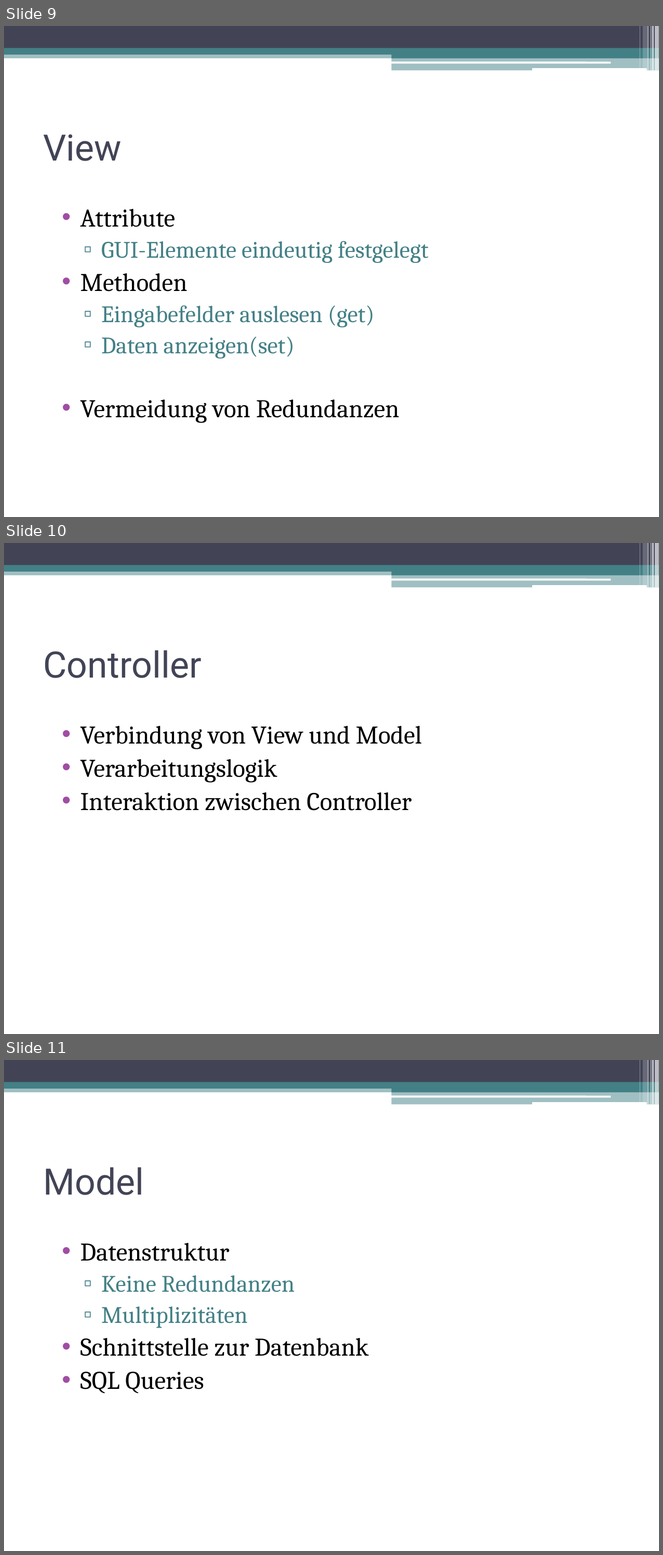
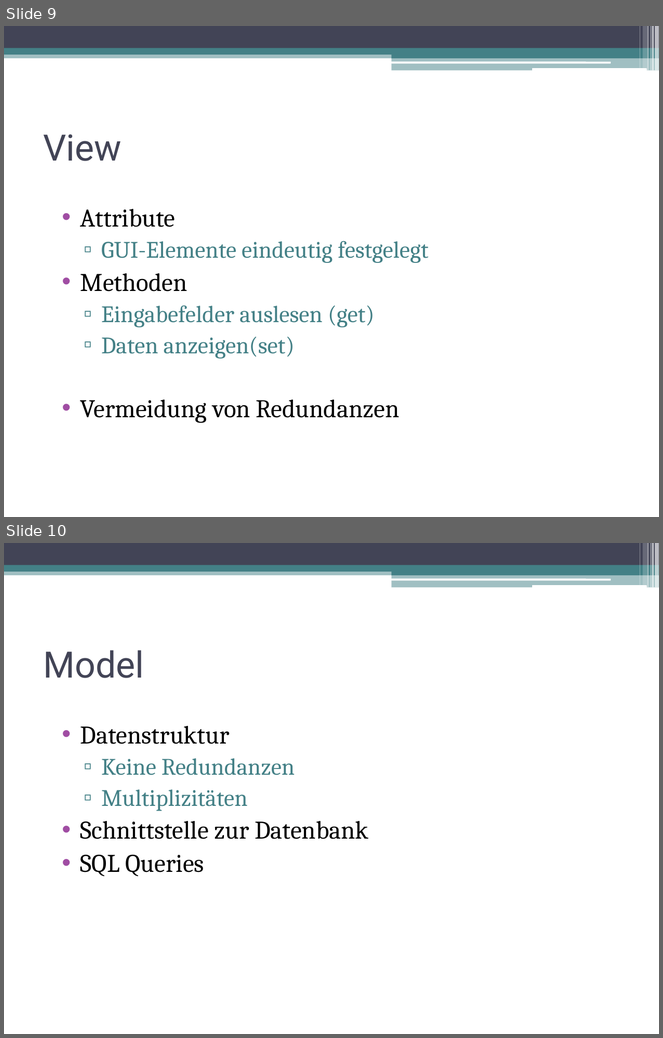
Before and after one commit to DanJoeHa/Fallstudie, a slide deck: Projektmanagement/Abschlusspräsentation.pptx. Shown one above the other, each under a label of ours: slides 9, 10 and 11 before the commit, slides 9 and 10 after it. The pictures are 663x1555 and 663x1038 pixels, drawn with LibreOffice and Linux fonts; fonts in the diff are those of the drawing. Boxes give left, top, right and bottom in pixels: in the first picture for what was removed or moved away, otherwise in the second. Text is boxed around its words. In the diff, an @@ line names an element or a change of style, - is before the commit and + after.

Commit message:
Architektur Modell Fehler Korrektur Präsentation Folien

```diff
--- a/Projektmanagement/Abschlusspräsentation.pptx
+++ b/Projektmanagement/Abschlusspräsentation.pptx
@@ slide 10 removed at <box>4,543,659,1034</box>, background #FFFFFF; not listed: 13 template elements that a slide beside it also shows @@
@@ title removed at <box>43,650,202,678</box> @@
-Controller
@@ text removed at <box>80,726,422,811</box> @@
-• Verbindung von View und Model
-• Verarbeitungslogik
-• Interaktion zwischen Controller
@@ what was slide 11 is now slide 10 @@
```
Also in this commit, not shown: 3 slides changed, 1 slide added, 2 other files.
